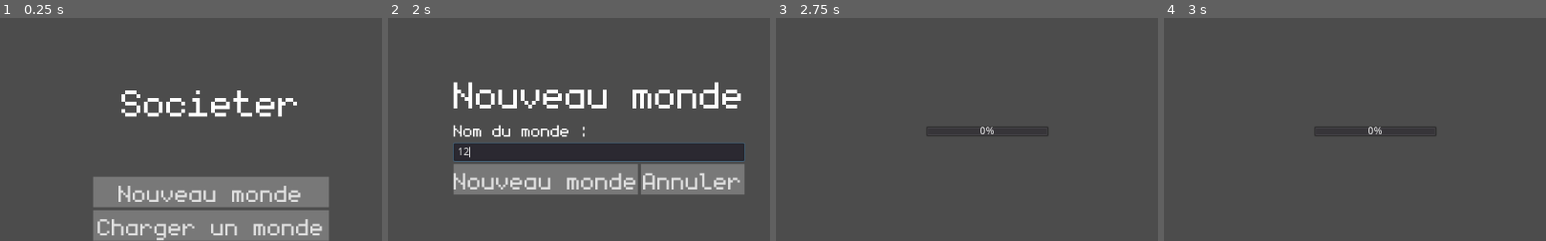
Above: before the commit, frames 1-4 (left to right).
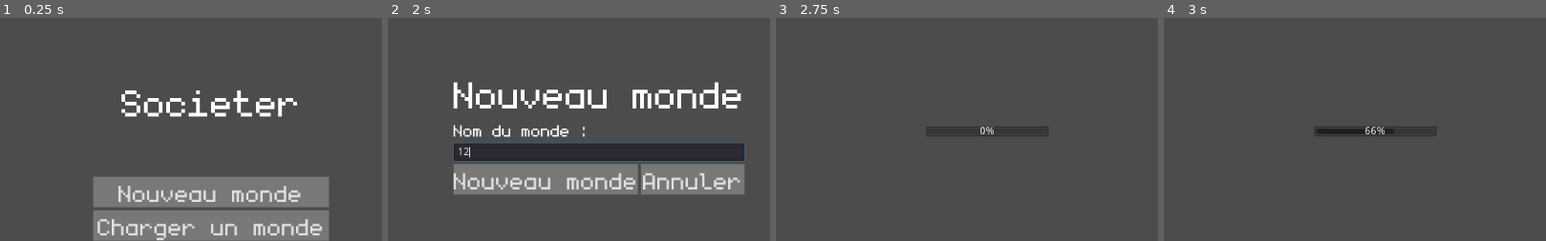
Above: after the commit, the same moments.

Repository: eriwyn/societer
Game: Godot game, scene res://menu/MainMenu.tscn
Two runs of this game, one before a commit and one after it. Both use one fixed random seed, a clock stepped at 60 frames per second and the inputs below.
Inputs (mouse positions are % of the whole screen's width and height, from its top left):
- Up to frame 1 (0.25 s): no input
- Up to frame 2 (2 s): click "Nouveau monde" at 0.5 s; click (50, 55) at 1.27 s; type "12" at 1.35 s
- Up to frame 3 (2.75 s): click "Nouveau monde" at 2 s
- Up to frame 4 (3 s): tap Enter at 2.75 s; move the mouse to (72, 45) at 2.77 s; press the mouse at (72, 45) at 2.78 s
The pictures show only the part of the screen within x 22-72%, y 25-75%; the shares and areas given below are measured in that part.

Frames 1-3 are identical in both runs. In frame 4, 0.3% of the frame differs, in the area x 40-60%, y 48-53%.
Error after the commit: Invalid call. Nonexistent function 'points_around' in base 'Nil'. (res://utils/terrain/Terrain.gd:643)

Commit message:
rajout d'un fichier json pour répertorier les matériaux

Diff:
--- a/utils/world_generation/WorldGeneration.gd
+++ b/utils/world_generation/WorldGeneration.gd
@@ -4,7 +4,7 @@
 
 export(int) var width = 2048
 export(int) var height = 2048
-export(int) var spacing = 5
+export(int) var spacing = 40
 export(int, 1, 9) var octaves = 5
 export(int, 1, 30) var wavelength = 8
 export(int) var border_width = 200
@@ -71,6 +71,12 @@
 		center.set_data("coast", is_coast(center.to_point()))
 		# if center.get_data("ocean"):
 			# center.set_elevation(-1.0)
+
+		center.set_data("material", "grass")
+		if center.get_data("mountain"):
+			center.set_data("material", "stone")
+		if center.get_data("coast"):
+			center.set_data("material", "sand")
 
 
 
@@ -236,7 +242,7 @@
 
 	elevation = min(elevation, 1)
 
-	elevation = round(elevation * terraces) / terraces
+	elevation = (elevation * terraces) / terraces
 	return elevation
 
 
@@ -274,20 +280,19 @@
 
 
 func create_mesh():
+	var file = File.new()
+	file.open("res://world/materials/materials.json", File.READ)
+	var materials = JSON.parse(file.get_as_text()).result
+
 	var st = SurfaceTool.new()
 
 	st.begin(Mesh.PRIMITIVE_TRIANGLES)
 	var factor = Vector3(1, 120, 1)
 	for center in Global.terrain.get_centers():
 		if not center.get_data("water"):
-			var top_uv = Vector2(0, 0)
-			var border_uv = Vector2(1, 0)
-			if center.get_data("mountain"):
-				top_uv = Vector2(1, 0.5)
-				border_uv = Vector2(1, 0.5)
-			if center.get_data("coast"):
-				top_uv = Vector2(1, 1)
-				border_uv = Vector2(1, 1)
+			var material_id = materials[center.get_data("material")]
+			var top_uv = Vector2(0, float(material_id) / (materials.size()-1))
+			var border_uv = Vector2(1, float(material_id) / (materials.size()-1))
 
 			for edge in center.borders():
 				if edge.end_center().get_elevation() < edge.start_center().get_elevation():
@@ -325,7 +330,7 @@
 
 	var mi = MeshInstance.new()
 	mi.mesh = st.commit()
-	var material = load("res://world/world.material")
+	var material = load("res://world/materials/world.material")
 	mi.set_surface_material(0, material)
 	mi.create_trimesh_collision()
 	mi.cast_shadow = GeometryInstance.SHADOW_CASTING_SETTING_ON
--- /dev/null
+++ b/world/materials/materials.json
@@ -0,0 +1,5 @@
+{
+  "grass": 0,
+  "stone": 1,
+  "sand": 2
+}
--- a/world/world.tres
+++ /dev/null
@@ -1,5 +0,0 @@
-[gd_resource type="SpatialMaterial" format=2]
-
-[resource]
-params_diffuse_mode = 1
-albedo_color = Color( 0.125, 0.5, 0.275, 1 )
Renamed: world/world.material -> world/materials/world.material
Not shown, removed: LICENSE.md
